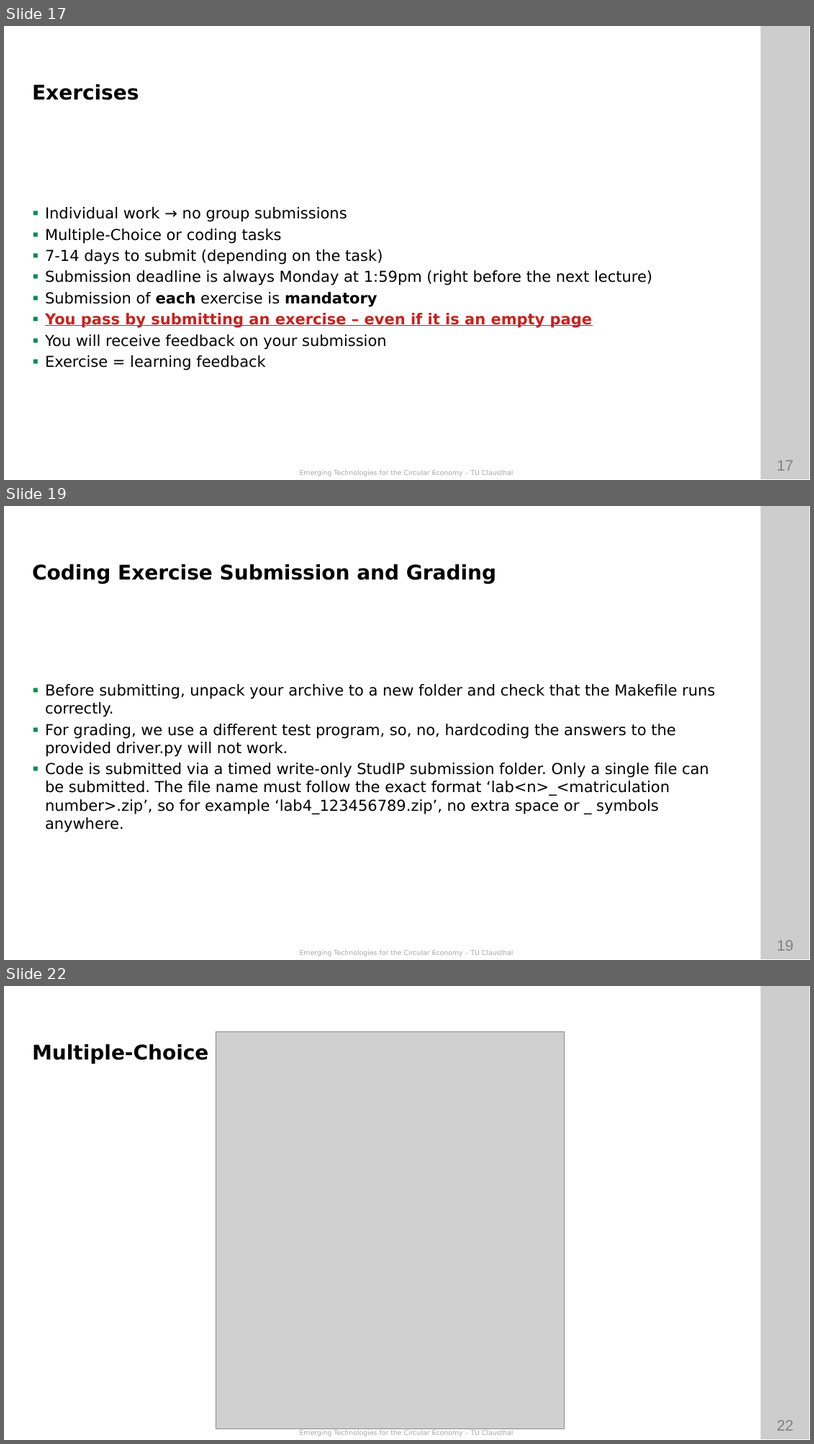
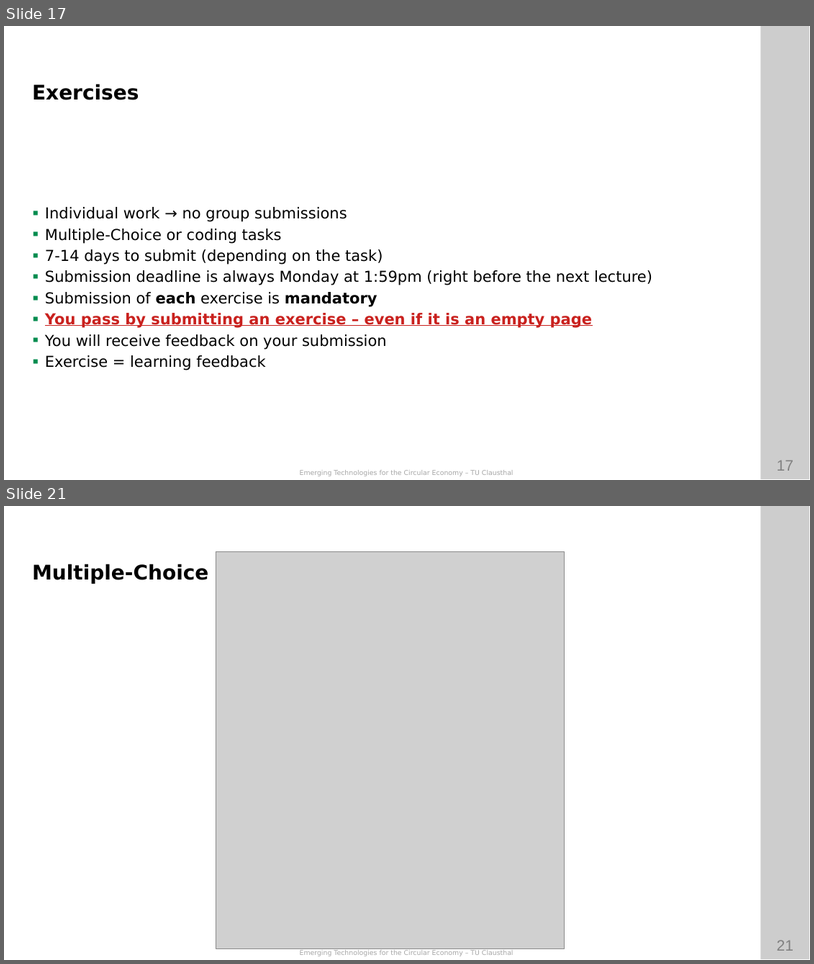
Before and after one commit to ETCE-LAB/teaching-material, a slide deck: Emerging-Technologies-for-the-Circular-Economy/ETCE-L00-Organization.pptx. Shown one above the other, each under a label of ours: slides 17, 19 and 22 before the commit, slides 17 and 21 after it; the slides between them are not shown. The pictures are 814x1444 and 814x964 pixels, drawn with LibreOffice and Linux fonts; fonts in the diff are those of the drawing; grey boxes stand for pictures; background and template pictures are left out. Boxes give left, top, right and bottom in pixels: in the first picture for what was removed or moved away, otherwise in the second. Text is boxed around its words. In the diff, an @@ line names an element or a change of style, - is before the commit and + after.

Commit message:
Update Exercise submission guide

```diff
--- a/Emerging-Technologies-for-the-Circular-Economy/ETCE-L00-Organization.pptx
+++ b/Emerging-Technologies-for-the-Circular-Economy/ETCE-L00-Organization.pptx
@@ slide 19 removed at box(4, 506, 810, 960), background #FFFFFF; not listed: 4 template elements that a slide beside it also shows @@
@@ text removed at box(32, 564, 496, 584) @@
-Coding Exercise Submission and Grading
@@ text removed at box(45, 684, 715, 832) @@
-▪ Before submitting, unpack your archive to a new folder and check that the Makefile runs correctly.
-▪ For grading, we use a different test program, so, no, hardcoding the answers to the provided driver.py will not work.
-▪ Code is submitted via a timed write-only StudIP submission folder. Only a single file can be submitted. The file name must follow the exact format ‘lab<n>_<matriculation number>.zip’, so for example ‘lab4_123456789.zip’, no extra space or _ symbols anywhere.
@@ what was slide 22 is now slide 21 @@
@@ page number at box(777, 939, 794, 950): text changed @@
-22
+21
```
Also in this commit, not shown: 1 slide changed, 1 other file.
